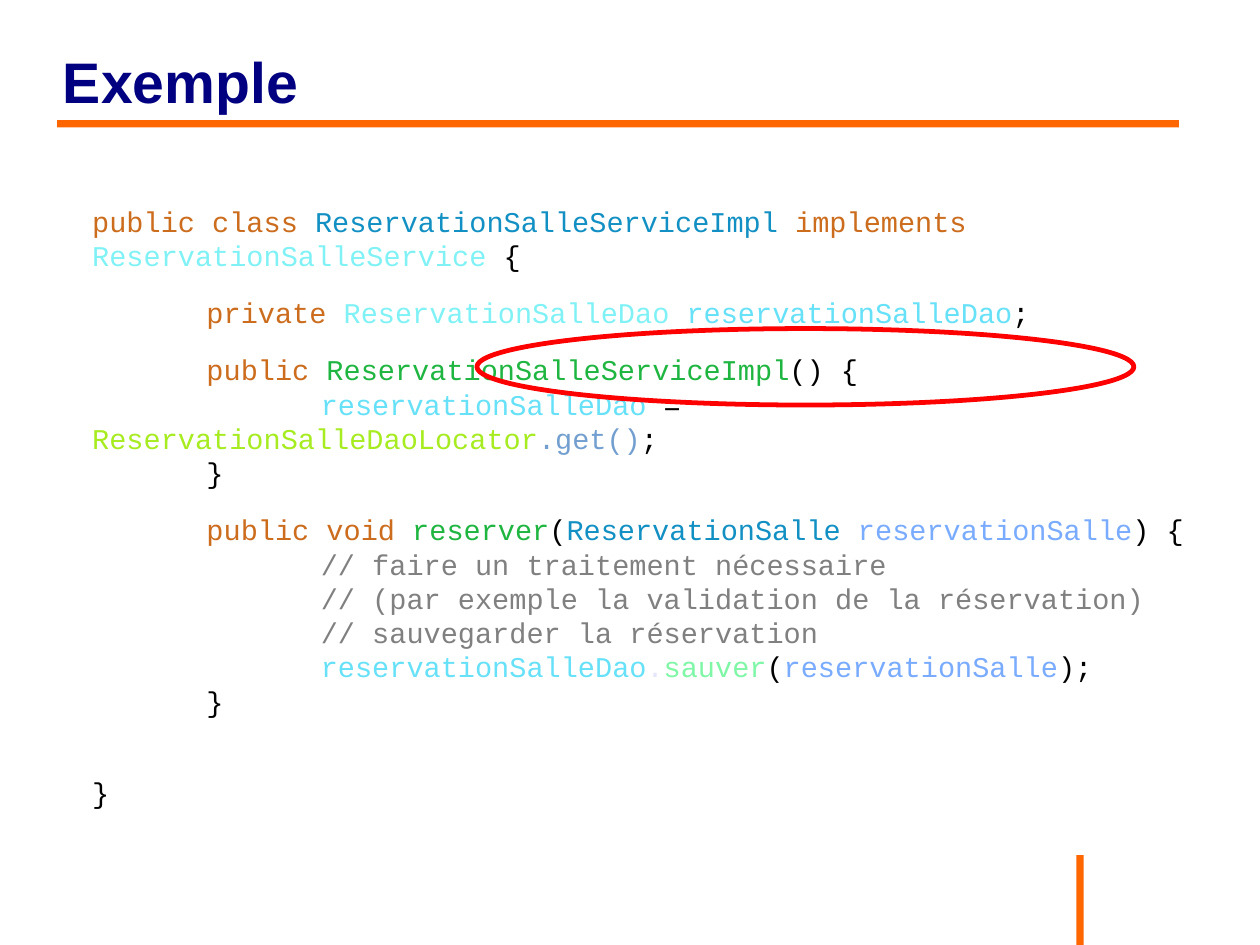
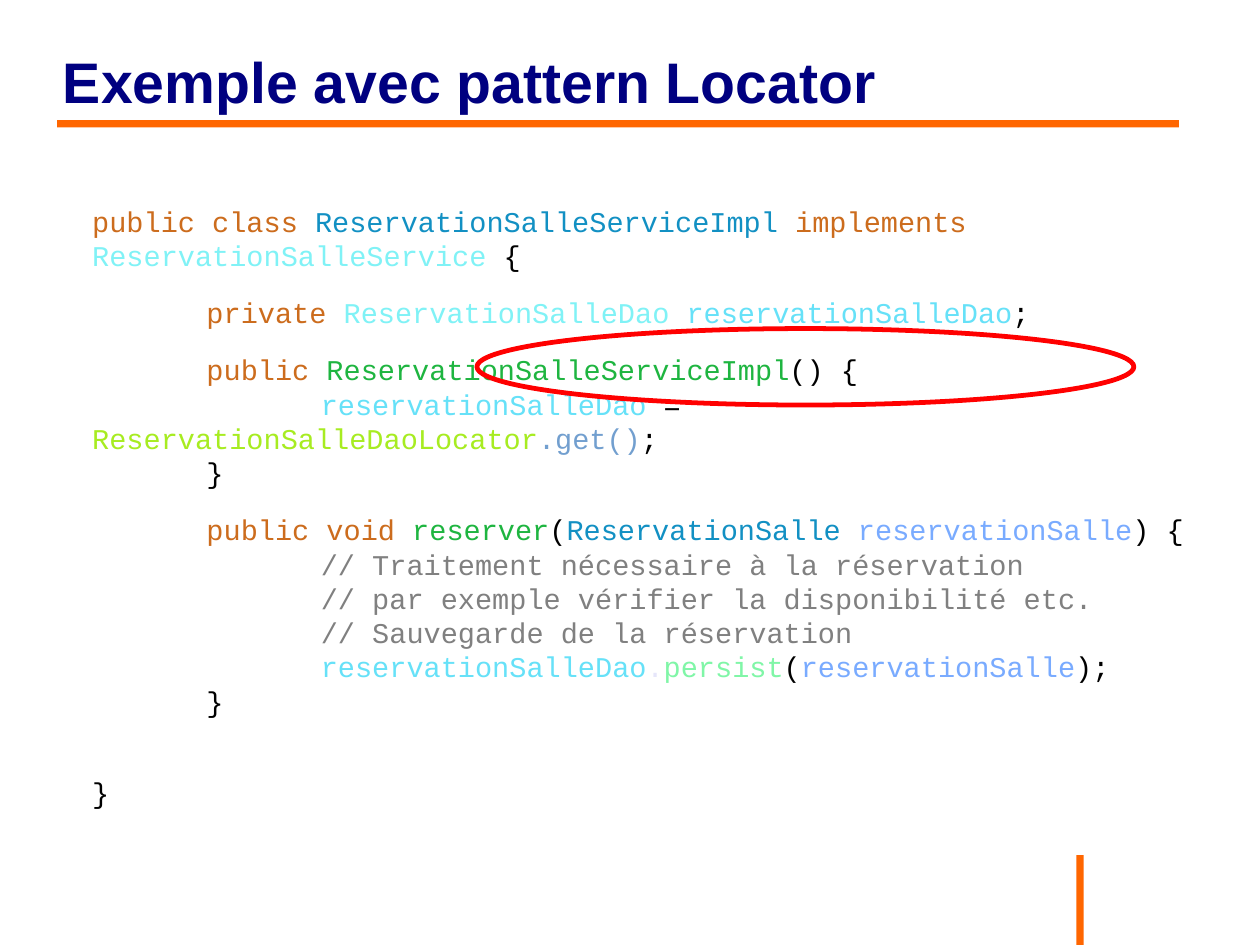
Before and after one commit to philphils/formation-spring, a slide deck: slide 24 of Documentation/diapo_formation_spring.odp (slide 23 before the commit). Drawn at 1260x945 pixels with LibreOffice and Linux fonts; fonts in the diff are those of the drawing; background and template pictures are left out. Boxes give left, top, right and bottom in pixels: in the first picture for what was removed or moved away, otherwise in the second. Text is boxed around its words. In the diff, an @@ line names an element or a change of style, - is before the commit and + after.

```diff
--- a/Documentation/diapo_formation_spring.odp
+++ b/Documentation/diapo_formation_spring.odp
@@ title at (63,61,875,114): text changed @@
-Exemple
+Exemple avec pattern Locator
@@ text at (321,554,1110,683): text changed @@
-// faire un traitement nécessaire
-// (par exemple la validation de la réservation)
-// sauvegarder la réservation
-reservationSalleDao.sauver(reservationSalle);
+// Traitement nécessaire à la réservation
+// par exemple vérifier la disponibilité etc.
+// Sauvegarde de la réservation
+reservationSalleDao.persist(reservationSalle);
```
Also in this commit, not shown: 14 other slides changed, 7 slides added, 1 slide removed.
